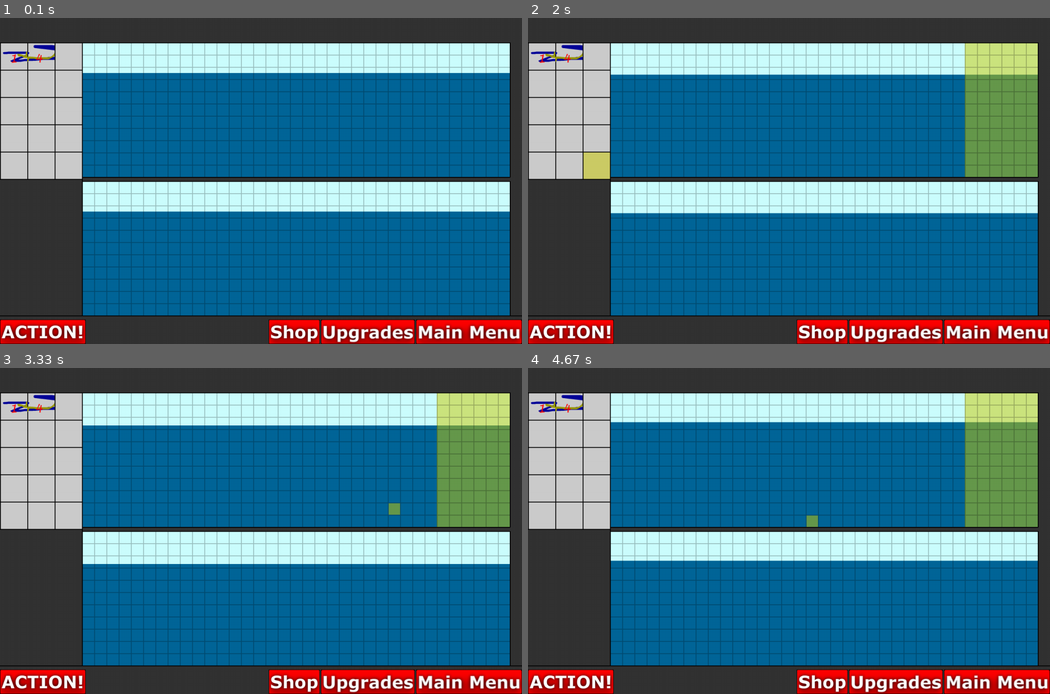
Above: before the commit, frames 1-4 (two rows, left to right).
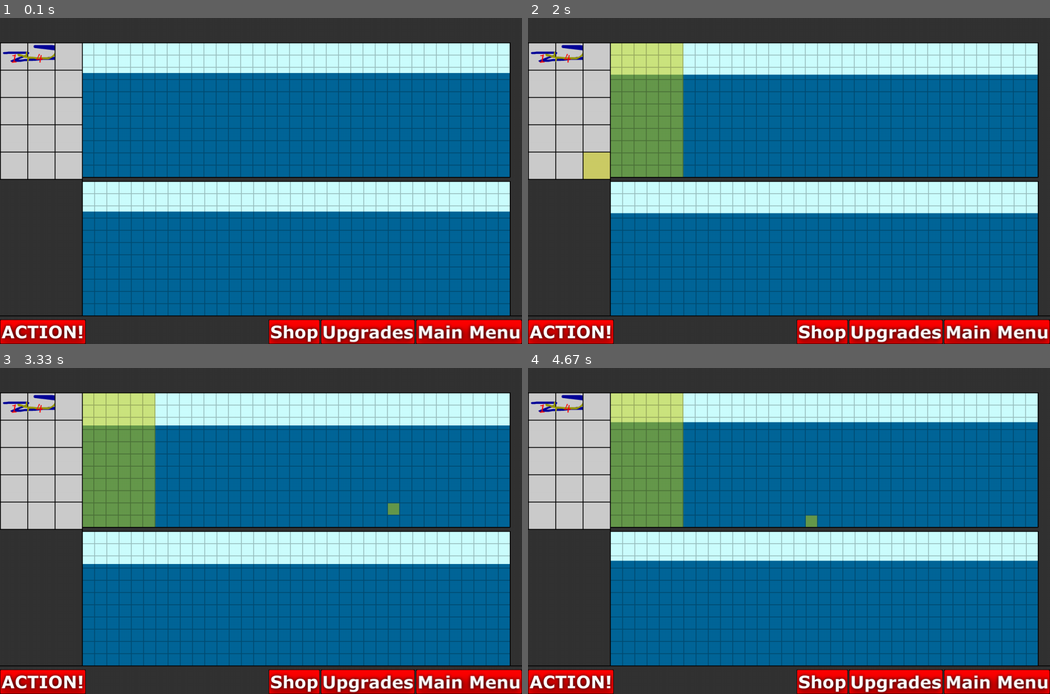
Above: after the commit, the same moments.

Repository: dannenberg/LIFDOFF
Game: pygame game, started from conquertheseas/src/main.py
Same seed, same stepped clock (60 frames per second), same inputs: the game is played once before the commit and once after it. The source is Python 2; it was converted automatically to run under Python 3.
Inputs (mouse positions are in pixels of both pictures, inside the frame that each line leads up to):
- Up to frame 1 (0.1 s): no input
- Up to frame 2 (2 s): click (956, 171) at 0.38 s; click (789, 203) at 0.72 s; click (820, 330) at 1.05 s; click (1013, 334) at 1.38 s; click (601, 171) at 1.72 s
- Up to frame 3 (3.33 s): click (234, 615) at 2.05 s; click (459, 654) at 2.38 s; click (187, 462) at 2.72 s; click (396, 501) at 3.05 s
- Up to frame 4 (4.67 s): click (950, 524) at 3.38 s; click (898, 472) at 3.72 s; click (637, 469) at 4.05 s; click (809, 517) at 4.38 s

The runs differ from the first frame. In frame 1, 3.0% of the frame differs, in the area x 17-98%, y 7-49%; in frame 2, 14%; in frame 3, 14%, in the area x 15-98%, y 7-49%; in frame 4, 14%.

Commit message:
mirrored top (enemy) board to make them more distinct

Diff:
--- a/conquertheseas/src/screens/gamescreen.py
+++ b/conquertheseas/src/screens/gamescreen.py
@@ -40,11 +40,11 @@
         self.clickbox.append((660,742,122,57), toShop) # SO MAGICAL!
 
         def boardclick(scr, mpos):
-            mpos = ((mpos[0])//SQUARE_SIZE, (mpos[1])//SQUARE_SIZE)
-            curunit = self.enemy_board.get_cell_content(mpos)   # grab the unit @ this pos
-            print "gamescreen.boardclick "+str(mpos)
+            gpos = (BOARD_SQUARES_X - 1 - mpos[0]//SQUARE_SIZE, mpos[1]//SQUARE_SIZE)
+            curunit = self.enemy_board.get_cell_content(gpos)   # grab the unit @ this pos
+            print "gamescreen.boardclick "+str(gpos)
             if isinstance(self.held, Unit):     # if you're holding a Unit you're probably trying to move somewhere
-                if mpos in self.movement_locs:  # Deselect (you didn't try to move somewhere legal)
+                if gpos in self.movement_locs:  # Deselect (you didn't try to move somewhere legal)
                     self.held.queue_movements(x[:2] for x in self.arrow_locs)   # queue his movements based on the arrows
                     print self.held._actions
                 self.held = None            # regardless, we want to deselect
@@ -65,14 +65,14 @@
                         self.action_loc = None
                     try:
                         self.clickbox.append((300,0,ACTION_BUTTON_SIZE*len(options),ACTION_BUTTON_SIZE), action_click)
-                        self.action_loc = (mpos[0]*SQUARE_SIZE, mpos[1]*SQUARE_SIZE, 0)
+                        self.action_loc = (gpos[0]*SQUARE_SIZE, gpos[1]*SQUARE_SIZE, 0)
                     except AttributeError:
                         print "TODO: avoid double placing this hitbox"
             else:               # clicked on nothing
                 if self.held != None:   # looking to place
                     if not isinstance(self.held, Unit):
                         print "gamescreen.boardclick: add-pole!"
-                        if 35-OFFENSIVE_PLACEMENT_DEPTH > mpos[0] or not self.enemy_board.add_unit(UnitFactory(self.held, mpos)):
+                        if 35-OFFENSIVE_PLACEMENT_DEPTH > gpos[0] or not self.enemy_board.add_unit(UnitFactory(self.held, gpos)):
                             print "gamescreen.boardclick: can't drop here!"
                             return
                         self.placing_units = False
@@ -161,15 +161,19 @@
                     return num*4
                 return num//4
             def hold(scr, mpos):
-                whichboard = self.my_board if player else self.enemy_board
-                curunit = whichboard.get_cell_content((mpos[0]//SQUARE_SIZE, mpos[1]//SQUARE_SIZE))
+                if player:
+                    whichboard = self.my_board
+                    gpos = (mpos[0]//SQUARE_SIZE, mpos[1]//SQUARE_SIZE)
+                else:
+                    whichboard = self.enemy_board
+                    gpos = (BOARD_SQUARES_X - 1-mpos[0]//SQUARE_SIZE, mpos[1]//SQUARE_SIZE)
+                curunit = whichboard.get_cell_content(gpos)
                 if not self.held:
                     if not curunit: # no unit mouseover'd
-                        scr.mouseover_highlight = [(mpos[0]//SQUARE_SIZE, mpos[1]//SQUARE_SIZE)]
+                        scr.mouseover_highlight = [gpos]
                     else:
                         scr.mouseover_highlight = curunit.get_cells()
                 elif isinstance(self.held,Unit):
-                    gpos = (mpos[0]//SQUARE_SIZE, mpos[1]//SQUARE_SIZE)
                     if gpos in self.movement_locs:
                         to_check = self.arrow_locs[-1][:2] if len(self.arrow_locs) else self.held._loc  # go from the last arrow drawn. if no last arrow drawn, go from unit
                         if gpos != to_check:    # don't draw over an arrow you've already placed
@@ -211,9 +215,9 @@
                             print len(self.arrow_locs)
 
                         """
-                    scr.mouseover_highlight = [(loc[0]+mpos[0]//SQUARE_SIZE,loc[1]+mpos[1]//SQUARE_SIZE) for loc in self.held.get_shape()]
+                    scr.mouseover_highlight = [(loc[0]+gpos[0],loc[1]+gpos[1]) for loc in self.held.get_shape()]
                 else:
-                    scr.mouseover_highlight = [(loc[0]+mpos[0]//SQUARE_SIZE,loc[1]+mpos[1]//SQUARE_SIZE) for loc in UnitFactory.get_shape_from_token(self.held)]
+                    scr.mouseover_highlight = [(loc[0]+gpos[0],loc[1]+gpos[1]) for loc in UnitFactory.get_shape_from_token(self.held)]
                 scr.highlit_board = player
             return hold
         self.overbox.append((ENEMY_BOARD_X,ENEMY_BOARD_Y,BOARD_WIDTH,BOARD_HEIGHT),mouseover(0),mouseout)
@@ -264,7 +268,7 @@
             else:
                 self.board_sans_buttons.blit(self.action_surface, (300, 0))
 
-        self.board_sans_buttons.blit(self.enemy_board.surface, (ENEMY_BOARD_X, ENEMY_BOARD_Y))
+        self.board_sans_buttons.blit(pygame.transform.flip(self.enemy_board.surface, True, False), (ENEMY_BOARD_X, ENEMY_BOARD_Y))
         self.board_sans_buttons.blit(self.my_board.surface, (MY_BOARD_X, MY_BOARD_Y))
         self.board_sans_buttons.blit(self.offense_panel.surface, (OFFENSIVE_PANEL_X, OFFENSIVE_PANEL_Y))
 
